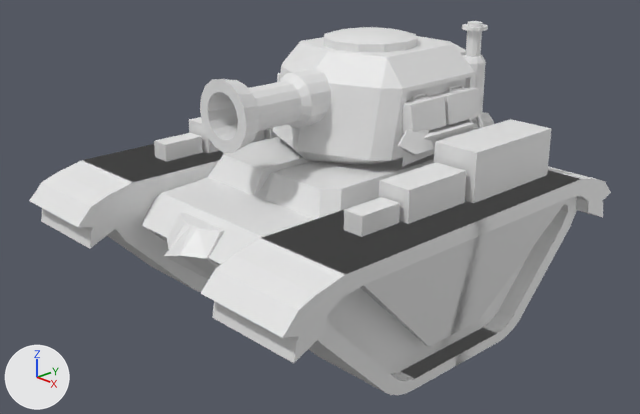
Two versions of the Blender file Tank/Tank1.blend, one commit apart.
One viewpoint serves both versions: a 50 mm camera at (5.14, -4.88, 3.54) aimed at (0.05, -0.09, 0.93). The axes (+X, +Y, +Z) are drawn at lower left. The lights are the same throughout.

Before the edit, the objects in view are built like this:
```python
ob_cabine = bpy.data.objects.new('Cabine', me_cube_002)
ob_cabine.location = (0.0, 0.553, 1.8)
ob_cabine.scale = (0.7, 0.7, 0.42)
ob_caja1 = bpy.data.objects.new('Caja1', me_cube_010)
ob_caja1.location = (0.718, 0.819, 1.77)
ob_caja1.rotation_euler = (0.0, -0.128, 0.0)  # degrees (0, -7.3, 0)
ob_caja1.scale = (0.12, 0.204, 0.12)
ob_caja2 = bpy.data.objects.new('Caja2', me_cube_011)
ob_caja2.location = (0.718, 0.379, 1.77)
ob_caja2.rotation_euler = (0.0, -0.128, 0.0)  # degrees (0, -7.3, 0)
ob_caja2.scale = (0.12, 0.204, 0.12)
ob_cajasimplona1 = bpy.data.objects.new('CajaSimplona1', me_cube_003)
ob_cajasimplona1.location = (1.172, 0.74, 1.429)
ob_cajasimplona1.scale = (0.2, 0.489, 0.2)
ob_cajasimplona3 = bpy.data.objects.new('CajaSimplona3', me_cube_007)
ob_cajasimplona3.location = (1.172, -0.647, 1.349)
ob_cajasimplona3.scale = (0.12, 0.294, 0.12)
ob_cannon = bpy.data.objects.new('Cannon', me_cylinder)
ob_cannon.location = (0.0, -0.209, 1.873)
ob_cannon.rotation_euler = (1.571, 0.0, 0.0)  # degrees (90, 0, 0)
ob_cannon.scale = (0.22, 0.22, 0.22)
ob_contrapeso = bpy.data.objects.new('Contrapeso', me_cube_005)
ob_contrapeso.location = (0.0, 1.163, 1.786)
ob_contrapeso.scale = (0.4, 0.12, 0.4)
# also in view: 'Tracks' at (0.0, 0.0, 0.62); 'Bombona' at (0.58, 1.19, 1.99); 'CajaSimplona2' at (0.0, -0.11, 1.36); 'Pala' at (0.0, 0.5, 1.62); 'Tapa' at (0.0, 0.53, 2.23)
```
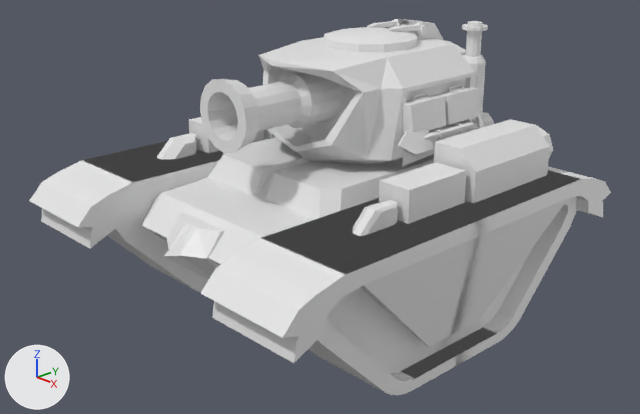
Pixel boxes (x1, y1, x2, y2) of what changed, in the pictures (640 x 414 px; the box of a moved part takes in the faces that stretch with it):
'Cabine', reshaped (7% wider): before (273, 37, 475, 165); after (259, 37, 475, 165)
'CajaSimplona1', reshaped: before (264, 119, 552, 203); after (264, 119, 553, 203)
'CajaSimplona3', reshaped: before (154, 133, 400, 237); after (156, 133, 398, 236)
'SeguroTapa', added: after (367, 19, 428, 37)
'Contrapeso', reshaped: before (417, 36, 466, 56); after (398, 19, 466, 56)
part 1 of me_cube_002, built on: before (273, 41, 403, 165); after (259, 41, 403, 165)
part 2 of me_cube_005, built on: before (417, 36, 446, 43); after (398, 19, 446, 43)
part 3 of me_cube_003, added: after (537, 126, 553, 158)
part 4 of me_cube_003, moved or reshaped: before (265, 124, 552, 174); after (265, 124, 550, 174)

The change, as a diff of the scene's bpy script:
```diff
--- a/Tank/Tank1.blend.py
+++ b/Tank/Tank1.blend.py
@@ me_cube_002 @@
 # used by ob_cabine; location = (0.0, 0.553, 1.8); scale = (0.7, 0.7, 0.42)
-me_cube_002.from_pydata(...)  # 30 vertices, 25 faces; spans x 0.0..1.0, y -1.22..1.0, z -1.07..1.0
+me_cube_002.from_pydata(...)  # 45 vertices, 39 faces; spans x 0.0..1.0, y -1.58..1.0, z -1.07..1.0
+# me_cube_002 part 1
+# 1 vertex is removed from x 0.83, y -0.88, z -0.82
+# 5 faces are deleted
+# 1 vertex moves from x 0.0, y -1.06, z 0.5 to x 0.0, y -0.78, z 0.5
+# 16 vertices are added at x 0.0..0.84, y -1.58..-0.57, z -0.82..1.0
+# 19 new faces join them
@@ me_cube_005 @@
 # used by ob_contrapeso; location = (0.0, 1.163, 1.786); scale = (0.4, 0.12, 0.4)
-me_cube_005.from_pydata(...)  # 16 vertices, 12 faces; spans x 0.0..1.0, y -1.64..2.03, z -0.91..1.0
+me_cube_005.from_pydata(...)  # 28 vertices, 21 faces; spans x 0.0..1.0, y -1.91..2.31, z -1.09..1.48
+# me_cube_005 part 2
+# 4 vertices are removed from x 0.0, y 0.85..2.03, z -0.91..1.0
+# 6 faces are deleted
+# 2 vertices move from x 0.0, y -1.0..-0.74, z -0.91..1.0 to x 0.14, y -1.12..-0.85, z -0.91..1.0
+# 16 vertices are added at x 0.0..0.2, y -1.91..2.31, z -1.09..1.48
+# 15 new faces join them
@@ me_cube_003 @@
 # used by ob_cajasimplona1; location = (1.172, 0.74, 1.429); scale = (0.2, 0.489, 0.2)
-me_cube_003.from_pydata(...)  # 8 vertices, 5 faces; spans x -1.0..1.0, y -1.0..1.0, z -0.98..1.0
+me_cube_003.from_pydata(...)  # 26 vertices, 16 faces; spans x -1.0..1.0, y -1.0..1.26, z -0.98..1.0
+# me_cube_003 part 3: a new loose piece, an 8-sided cylinder along y spanning x -0.95..0.79, y 0.55..1.26, z -0.95..0.8
+# me_cube_003 part 4
+# 2 vertices are removed from x 1.0, y -1.0..1.0, z 1.0
+# 4 faces are deleted
+# 4 vertices are added at (1.0, -1.0, 0.25), (0.25, -1.0, 1.0), (0.25, 1.0, 1.0), (1.0, 1.0, 0.25)
+# 5 new faces join them
@@ me_cube_007 @@
 # used by ob_cajasimplona3; location = (1.172, -0.647, 1.349); scale = (0.12, 0.294, 0.12)
-me_cube_007.from_pydata(...)  # 8 vertices, 5 faces; spans x -0.719..0.719, y -0.651..0.651, z -0.963..0.283
+me_cube_007.from_pydata(...)  # 16 vertices, 11 faces; spans x -0.719..0.719, y -0.651..0.651, z -0.963..0.283
+# me_cube_007 part 5: the whole mesh is rebuilt
@@ me_cylinder_003 @@
+me_cylinder_003.from_pydata(...)  # 56 vertices, 49 faces; spans x -1.35..1.35, y -8.56..1.35, z 0.0..1.53
@@ ob_segurotapa @@
+ob_segurotapa = bpy.data.objects.new('SeguroTapa', me_cylinder_003)
+ob_segurotapa.location = (0.0, 1.011, 2.301)
+ob_segurotapa.rotation_euler = (0.0, 1.571, 0.0)  # degrees (0, 90, 0)
+ob_segurotapa.scale = (0.0441, 0.0441, 0.121)
+_m = ob_segurotapa.modifiers.new('Mirror', 'MIRROR')
+_m.mirror_object = ob_tapa
```
